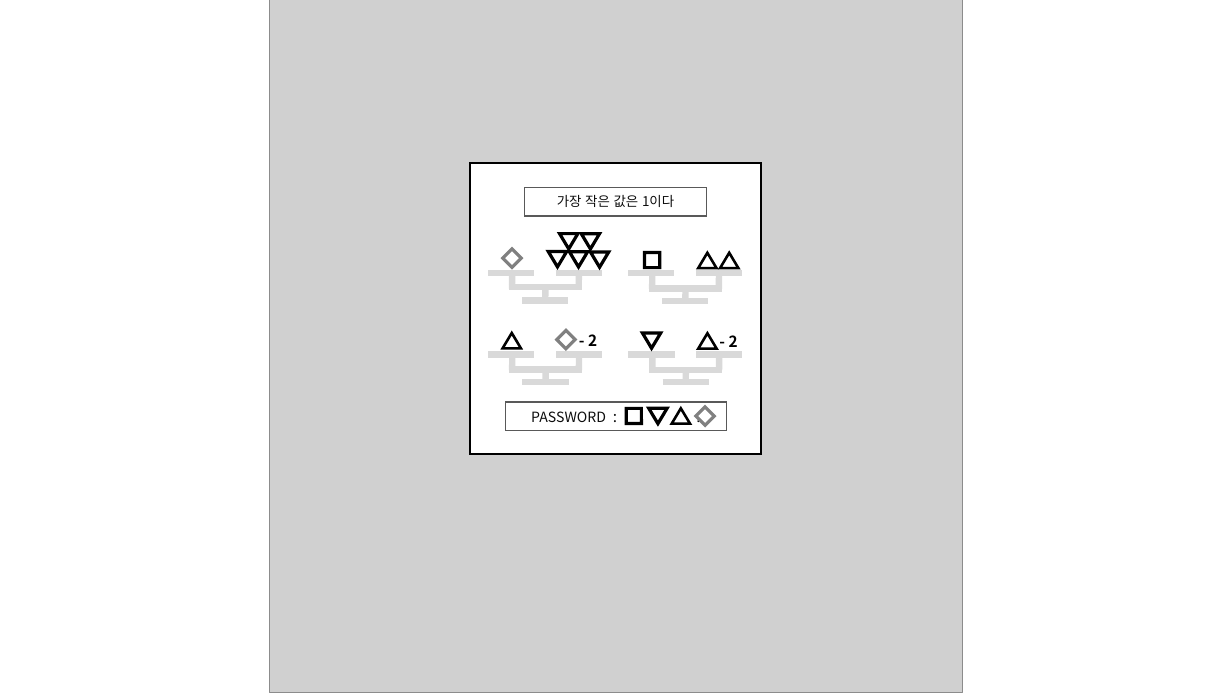
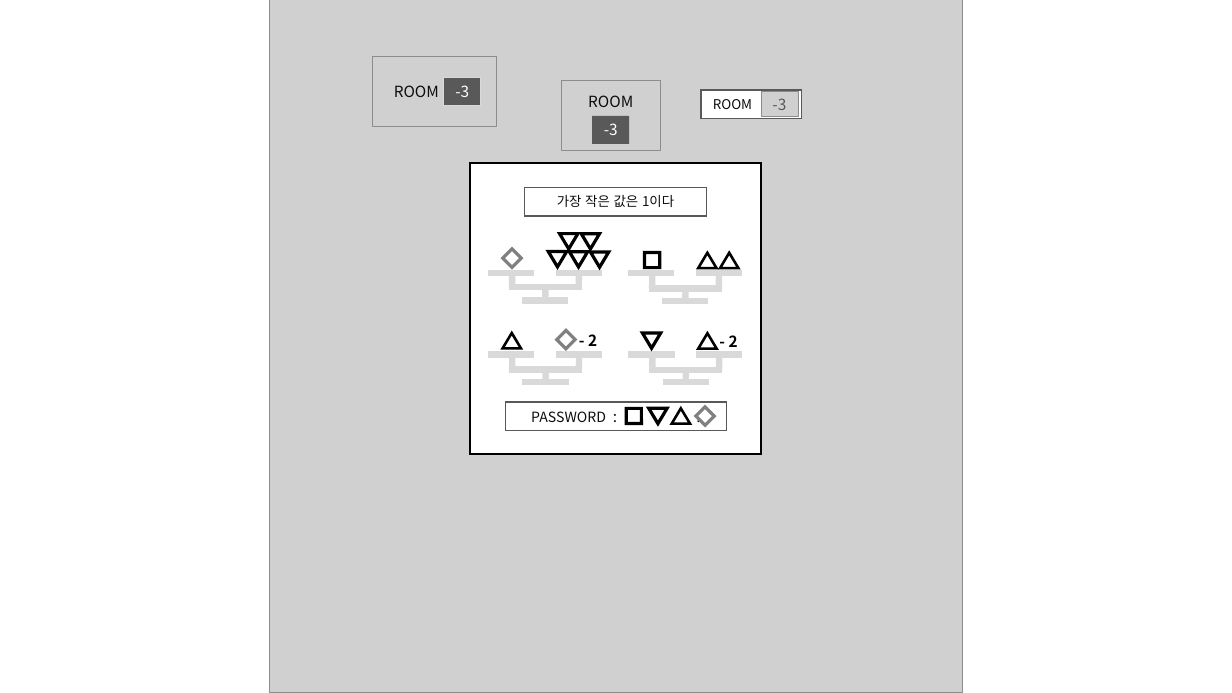
Before and after one commit to SangYoonLee1231/TIL_Study_Note, a slide deck: slide 2 of 미궁 제작 작업/PASSWORLD ESCAPE/패스월드 이스케이프 수정본.pptx. Drawn at 1232x693 pixels with LibreOffice and Linux fonts; fonts in the diff are those of the drawing; grey boxes stand for pictures. Boxes give left, top, right and bottom in pixels: in the first picture for what was removed or moved away, otherwise in the second. Text is boxed around its words. In the diff, an @@ line names an element or a change of style, - is before the commit and + after.

```diff
--- a/미궁 제작 작업/PASSWORLD ESCAPE/패스월드 이스케이프 수정본.pptx
+++ b/미궁 제작 작업/PASSWORLD ESCAPE/패스월드 이스케이프 수정본.pptx
@@ picture added at (x1=373, y1=56, x2=497, y2=126) @@
@@ text added at (x1=394, y1=85, x2=439, y2=97), 12 pt, text #0D0D0D @@
+ROOM
@@ rectangle added at (x1=444, y1=78, x2=481, y2=105), fill #595959, outline #D9D9D9 0.75 pt, 12 pt, text #FFFFFF @@
+-3
@@ picture added at (x1=561, y1=81, x2=660, y2=150) @@
@@ text added at (x1=588, y1=95, x2=633, y2=107), 12 pt, text #0D0D0D @@
+ROOM
@@ rectangle added at (x1=592, y1=116, x2=629, y2=143), fill #595959, 12 pt, text #FFFFFF @@
+-3
@@ rectangle added at (x1=701, y1=90, x2=801, y2=118), fill #FFFFFF, outline #595959 1.25 pt, 10.5 pt, text #0D0D0D @@
+ROOM
@@ picture added at (x1=762, y1=91, x2=799, y2=117) @@
@@ text added at (x1=772, y1=98, x2=786, y2=110), 12 pt, text #595959 @@
+-3
```
Also in this commit, not shown: 4 other slides changed, 2 slides added, 17 other files.
